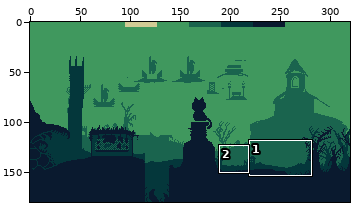
One commit to this pixel-art file: etc/wip.aseprite. Above, an overview of the earlier version with the close-up marked.
Close-up. As it was:
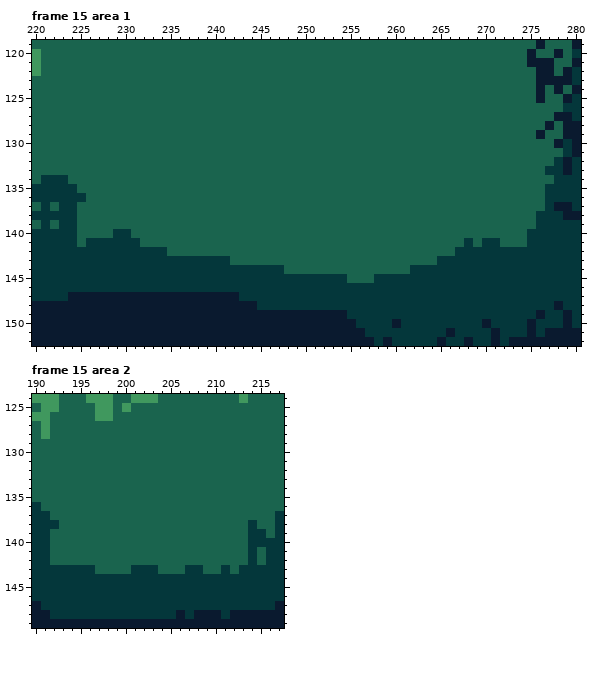
320x180 pixels, 15 frames. Shown: frame 15 area 1: x 220..280, y 119..152; frame 15 area 2: x 190..217, y 124..149.
And afterwards:
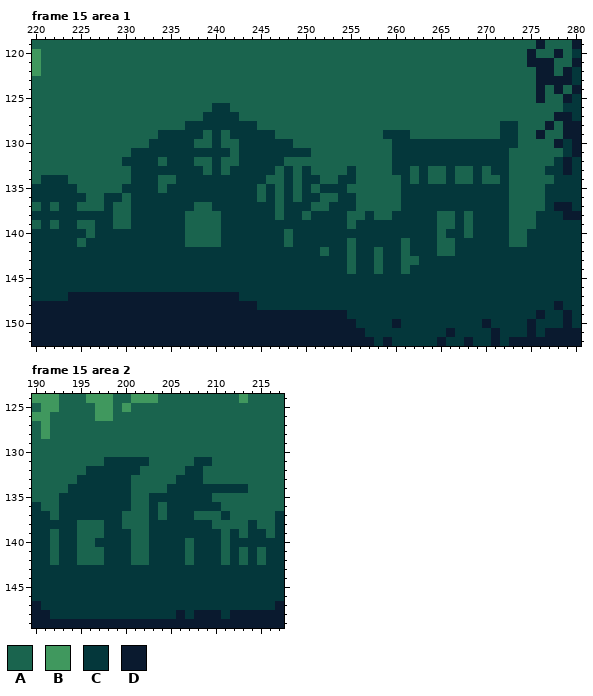
Palette (. is transparent): A #1a644e  B #40985e  C #04373b  D #0a1a2f
Change:
--- frame 15 area 1, layer "FG2"
@@ x 220..280 @@
 125 AAAAAAAAAAAAAAAAAAAAAAAAAAAAAAAAAAAAAAAAAAAAAAAAAAAAAAAADAADC
-126 AAAAAAAAAAAAAAAAAAAAAAAAAAAAAAAAAAAAAAAAAAAAAAAAAAAAAAAAAAACC
-127 AAAAAAAAAAAAAAAAAAAAAAAAAAAAAAAAAAAAAAAAAAAAAAAAAAAAAAAAAADDC
-128 AAAAAAAAAAAAAAAAAAAAAAAAAAAAAAAAAAAAAAAAAAAAAAAAAAAAAAAAADADD
-129 AAAAAAAAAAAAAAAAAAAAAAAAAAAAAAAAAAAAAAAAAAAAAAAAAAAAAAAADAADD
-130 AAAAAAAAAAAAAAAAAAAAAAAAAAAAAAAAAAAAAAAAAAAAAAAAAAAAAAAAAADCD
-131 AAAAAAAAAAAAAAAAAAAAAAAAAAAAAAAAAAAAAAAAAAAAAAAAAAAAAAAAAAACD
-132 AAAAAAAAAAAAAAAAAAAAAAAAAAAAAAAAAAAAAAAAAAAAAAAAAAAAAAAAAACDC
-133 AAAAAAAAAAAAAAAAAAAAAAAAAAAAAAAAAAAAAAAAAAAAAAAAAAAAAAAAACCDC
-134 ACCCAAAAAAAAAAAAAAAAAAAAAAAAAAAAAAAAAAAAAAAAAAAAAAAAAAAAAACCC
-135 CCCCCAAAAAAAAAAAAAAAAAAAAAAAAAAAAAAAAAAAAAAAAAAAAAAAAAAAACCCC
-136 CCCCCCAAAAAAAAAAAAAAAAAAAAAAAAAAAAAAAAAAAAAAAAAAAAAAAAAAACCCC
-137 ACACCAAAAAAAAAAAAAAAAAAAAAAAAAAAAAAAAAAAAAAAAAAAAAAAAAAAACDDC
-138 CCCCCAAAAAAAAAAAAAAAAAAAAAAAAAAAAAAAAAAAAAAAAAAAAAAAAAAACCCDD
-139 ACACCAAAAAAAAAAAAAAAAAAAAAAAAAAAAAAAAAAAAAAAAAAAAAAAAAAACCCCC
-140 CCCCCAAAACCAAAAAAAAAAAAAAAAAAAAAAAAAAAAAAAAAAAAAAAAAAAACCCCCC
-141 CCCCCACCCCCCAAAAAAAAAAAAAAAAAAAAAAAAAAAAAAAAAAAACACCAAACCCCCC
-142 CCCCCCCCCCCCCCCAAAAAAAAAAAAAAAAAAAAAAAAAAAAAAAACCCCCCCCCCCCCC
-143 CCCCCCCCCCCCCCCCCCCCCCAAAAAAAAAAAAAAAAAAAAAAACCCCCCCCCCCCCCCC
-144 CCCCCCCCCCCCCCCCCCCCCCCCCCCCAAAAAAAAAAAAAACCCCCCCCCCCCCCCCCCC
-145 CCCCCCCCCCCCCCCCCCCCCCCCCCCCCCCCCCCAAACCCCCCCCCCCCCCCCCCCCCCC
+126 AAAAAAAAAAAAAAAAAAAACCAAAAAAAAAAAAAAAAAAAAAAAAAAAAAAAAAAAAACC
+127 AAAAAAAAAAAAAAAAAAACCCCAAAAAAAAAAAAAAAAAAAAAAAAAAAAAAAAAAADDC
+128 AAAAAAAAAAAAAAAAACCCCCCCCAAAAAAAAAAAAAAAAAAAAAAAAAAACCAAADADD
+129 AAAAAAAAAAAAAACCCCCACACCCCCAAAAAAAAAAAACCCAAAAAAAAAACCAADAADD
+130 AAAAAAAAAAAAACCCCCAACAACCCCCCAAAAAAAAAAACCCCCCCCCCCCCCAAAADCD
+131 AAAAAAAAAAACCCCCCCCCCCACCCCCCCCAAAAAAAAACCCCCCCCCCCCCAAAAAACD
+132 AAAAAAAAAACCCCACCCAACAACCCCCAAAAAAAAAAAACCCCCCCCCCCCCAAAAACDC
+133 AAAAAAAAAAACCCCCCCCACACCCCCACACAAAACAAAACCACAACAACACCAAAACCDC
+134 ACCCAAAAAAACCCAACCCCCCCCCCAACACCAACCAAAAACACAACAACAACAAAAACCC
+135 CCCCCAAAAACCCCACCCCCCCCCCACACACACCCAAAAAACCCCCCCCCCCCAAAACCCC
+136 CCCCCCAACCACCCCCCCCCCCCCCACACACCAACCAAAAACCCCCCCCCCCCAAAACCCC
+137 ACACCAAACAACCCCCCCAACCCCCCCACCCAACCCAAAAACCCCCCCCCCCCAAAACDDC
+138 CCCCCCCCCAACCCCCCAAAACCCCCCACCACCCCAACAACCCCCAACACCCCAAACCCDD
+139 ACACCAACCAACCCCCCAAAACCCCCCCCCCCCCCACCCCCCCCCAACACCCCAAACCCCC
+140 CCCCCCACCCCCCCCCCAAAACCCCCCCACCCCCCCCCCCCCCCCACCACCCCAACCCCCC
+141 CCCCCACCCCCCCCCCCAAAACCCCCCCACCCCCCACCCCCACCCAACCCCCCAACCCCCC
+142 CCCCCCCCCCCCCCCCCCCCCCCCCCCCCCCCACCACCACCACCCAACCCCCCCCCCCCCC
+143 CCCCCCCCCCCCCCCCCCCCCCCCCCCCCCCCCCCACCACCAACCCCCCCCCCCCCCCCCC
+144 CCCCCCCCCCCCCCCCCCCCCCCCCCCCCCCCCCCACCACCACCCCCCCCCCCCCCCCCCC
+145 CCCCCCCCCCCCCCCCCCCCCCCCCCCCCCCCCCCCCCCCCCCCCCCCCCCCCCCCCCCCC
 146 CCCCCCCCCCCCCCCCCCCCCCCCCCCCCCCCCCCCCCCCCCCCCCCCCCCCCCCCCCCCC
--- frame 15 area 2, layer "FG2"
@@ x 190..217 @@
 130 AAAAAAAAAAAAAAAAAAAAAAAAAAAA
-131 AAAAAAAAAAAAAAAAAAAAAAAAAAAA
-132 AAAAAAAAAAAAAAAAAAAAAAAAAAAA
-133 AAAAAAAAAAAAAAAAAAAAAAAAAAAA
-134 AAAAAAAAAAAAAAAAAAAAAAAAAAAA
-135 AAAAAAAAAAAAAAAAAAAAAAAAAAAA
-136 CAAAAAAAAAAAAAAAAAAAAAAAAAAA
-137 CCAAAAAAAAAAAAAAAAAAAAAAAAAC
-138 CCCAAAAAAAAAAAAAAAAAAAAACAAC
-139 CCAAAAAAAAAAAAAAAAAAAAAACCAC
-140 CCAAAAAAAAAAAAAAAAAAAAAACCCC
-141 CCAAAAAAAAAAAAAAAAAAAAAACACC
-142 CCAAAAAAAAAAAAAAAAAAAAAACACC
-143 CCCCCCCAAAACCCAAACCAACACCCCC
+131 AAAAAAAACCCCCAAAAACCAAAAAAAA
+132 AAAAAACCCCCCAAAAACCAAAAAAAAA
+133 AAAAACCCCCCAAAAACCCAAAAAAAAA
+134 AAAACCCCCCCAAAACCCCCCCCCAAAA
+135 AAACCCCCCCCAACCCCCCCAAAAAAAA
+136 CAACCCCCCCCAACACCCCCCAAAAAAA
+137 CCACCCCCCCAAACACCCAAACAAAAAC
+138 CCCCCAAACCAAACCCCCCCAAAACAAC
+139 CCACCAAACCCAACCCCCCCCACACCAC
+140 CCACCAACCCCAACCCCACCCACCCCCC
+141 CCACCAAACCCAACCCCACCCACACACC
+142 CCACCAAACCCAACCCCACCCACACACC
+143 CCCCCCCCCCCCCCCCCCCCCCCCCCCC
 144 CCCCCCCCCCCCCCCCCCCCCCCCCCCC
